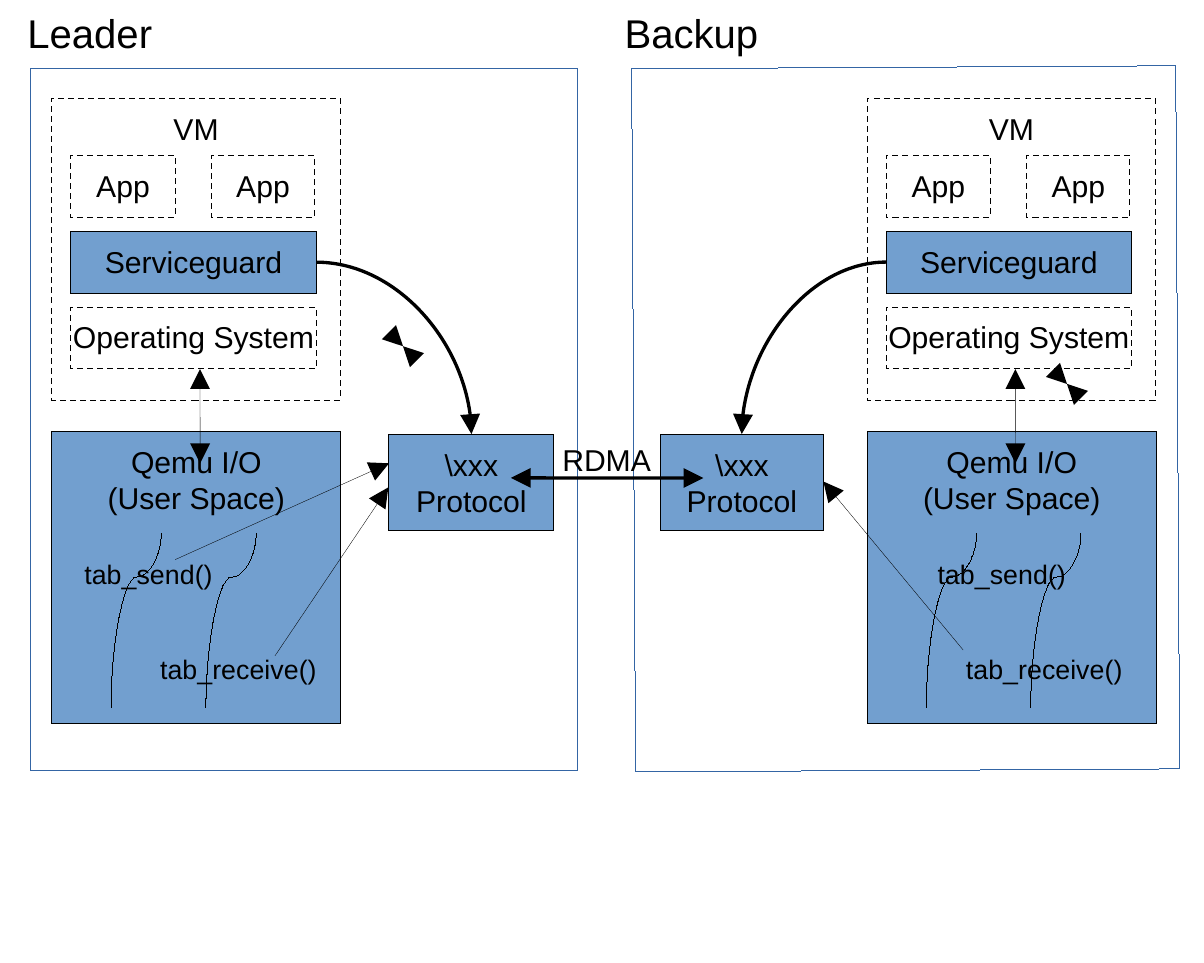
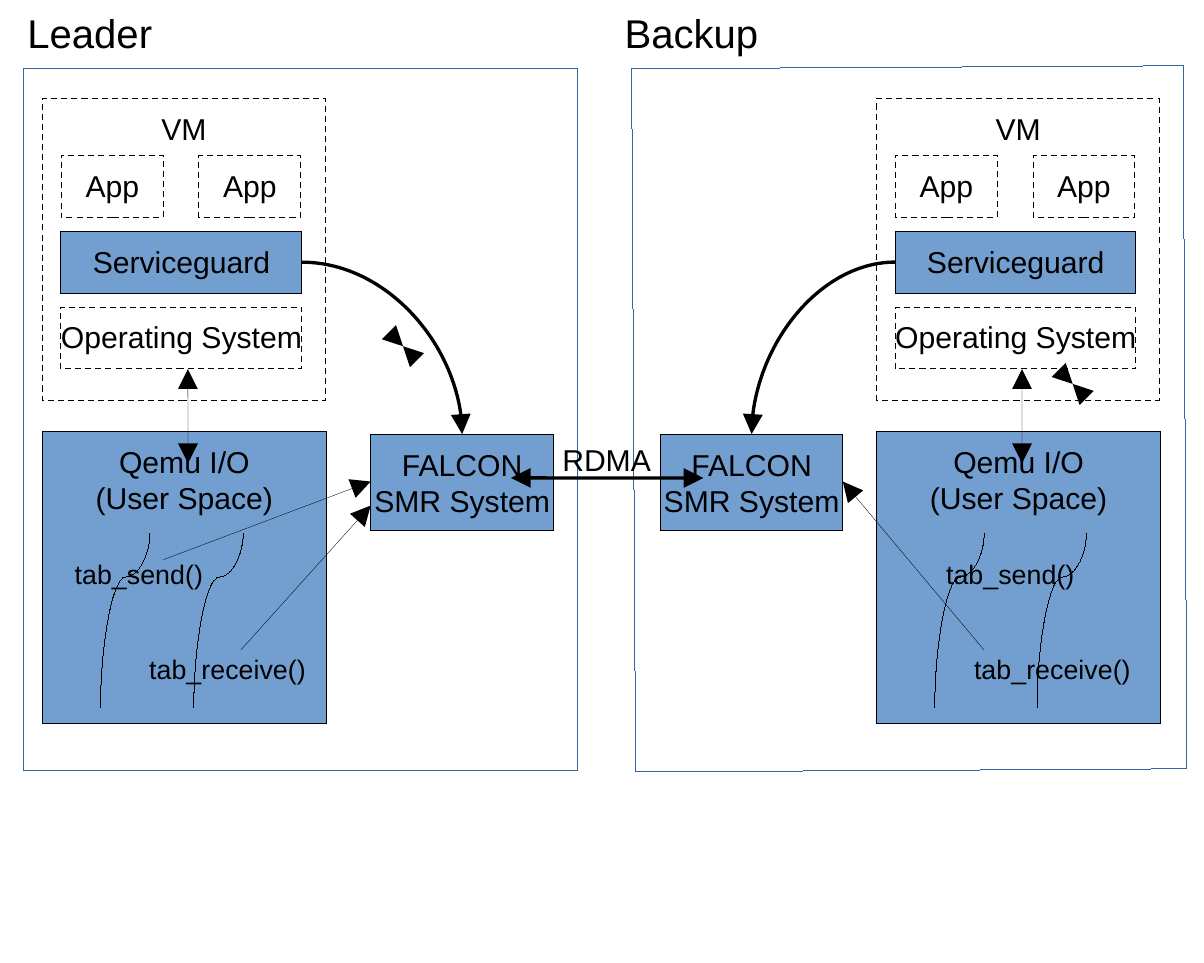
Before and after one commit to yining0417/CloudCom, a slide deck: slide 1 of figures/arch.odp. Drawn at 1204x963 pixels with LibreOffice and Linux fonts; fonts in the diff are those of the drawing. Boxes give left, top, right and bottom in pixels: in the first picture for what was removed or moved away, otherwise in the second. Text is boxed around its words. In the diff, an @@ line names an element or a change of style, - is before the commit and + after.

```diff
--- a/figures/arch.odp
+++ b/figures/arch.odp
@@ rectangle: place and size @@
-rectangle at (31,70,578,771)
+rectangle at (24,70,578,771)
@@ rectangle: place and size @@
-rectangle at (631,66,1179,772)
+rectangle at (631,66,1187,772)
@@ rectangle "VM": place and size @@
-rectangle "VM" at (53,99,342,400)
+rectangle "VM" at (43,99,327,400)
@@ rectangle "VM": place and size @@
-rectangle "VM" at (867,99,1156,400)
+rectangle "VM" at (877,99,1158,400)
@@ rectangle "App": place and size @@
-rectangle "App" at (886,157,990,219)
+rectangle "App" at (896,157,999,219)
@@ rectangle "Serviceguard": place and size @@
-rectangle "Serviceguard" at (70,231,315,294)
+rectangle "Serviceguard" at (60,231,301,294)
@@ rectangle "Serviceguard": place and size @@
-rectangle "Serviceguard" at (886,231,1132,294)
+rectangle "Serviceguard" at (896,231,1137,294)
@@ curved arrow moved from (315, 262) - (472, 433) to (301, 262) - (462, 433) @@
@@ curved arrow moved from (886, 262) - (742, 433) to (896, 262) - (751, 433) @@
@@ rectangle "Operating System": place and size @@
-rectangle "Operating System" at (70,308,315,371)
+rectangle "Operating System" at (60,308,301,371)
@@ rectangle "Operating System": place and size @@
-rectangle "Operating System" at (886,308,1132,371)
+rectangle "Operating System" at (896,308,1137,371)
@@ rectangle "Qemu I/O": place and size @@
-rectangle "Qemu I/O" at (53,431,342,722)
+rectangle "Qemu I/O" at (43,431,327,722)
@@ rectangle "FALCON": place and size @@
-rectangle "FALCON" at (390,433,554,530)
+rectangle "FALCON" at (371,433,554,530)
@@ rectangle "FALCON": place and size @@
-rectangle "FALCON" at (660,433,824,530)
+rectangle "FALCON" at (660,433,843,530)
@@ rectangle "Qemu I/O": place and size @@
-rectangle "Qemu I/O" at (867,431,1156,722)
+rectangle "Qemu I/O" at (877,431,1161,722)
@@ text in rectangle at (374,455,550,518): text changed @@
-\xxx
-Protocol
+FALCON
+SMR System
@@ text in rectangle at (664,455,839,518): text changed @@
-\xxx
-Protocol
+FALCON
+SMR System
@@ arrow moved from (176, 559) - (390, 462) to (164, 559) - (371, 482) @@
@@ arrow moved from (275, 655) - (388, 486) to (241, 650) - (371, 506) @@
@@ arrow moved from (963, 650) - (824, 482) to (985, 650) - (843, 482) @@
@@ 2 rectangles, 1 text, 1 double arrow, 1 curved line: place and size @@
-2 rectangles, 1 text, 1 double arrow, 1 curved line at (70,157,315,708)
+2 rectangles, 1 text, 1 double arrow, 1 curved line at (60,157,301,708)
@@ curved line moved from (255, 535) - (207, 708) to (243, 535) - (193, 708) @@
@@ 2 double arrows, 2 curved lines, 1 text, 1 rectangle: place and size @@
-2 double arrows, 2 curved lines, 1 text, 1 rectangle at (927,157,1129,708)
+2 double arrows, 2 curved lines, 1 text, 1 rectangle at (934,157,1134,708)
@@ text "tab_receive()": place and size @@
-text "tab_receive()" at (160,658,316,684)
+text "tab_receive()" at (149,658,305,684)
@@ text "tab_receive()": place and size @@
-text "tab_receive()" at (966,658,1122,684)
+text "tab_receive()" at (974,658,1130,684)
```
Also in this commit, not shown: 5 other files.
